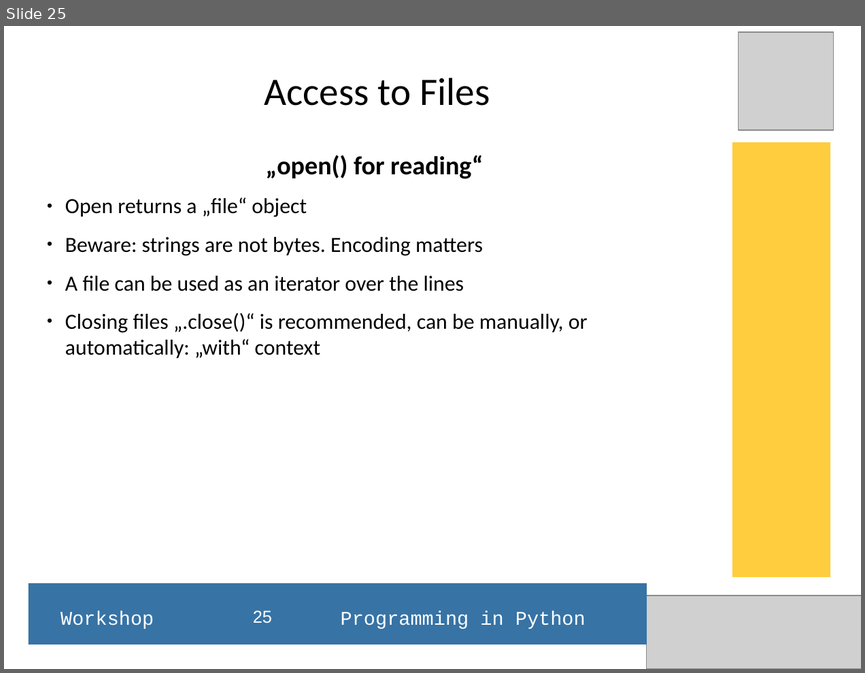
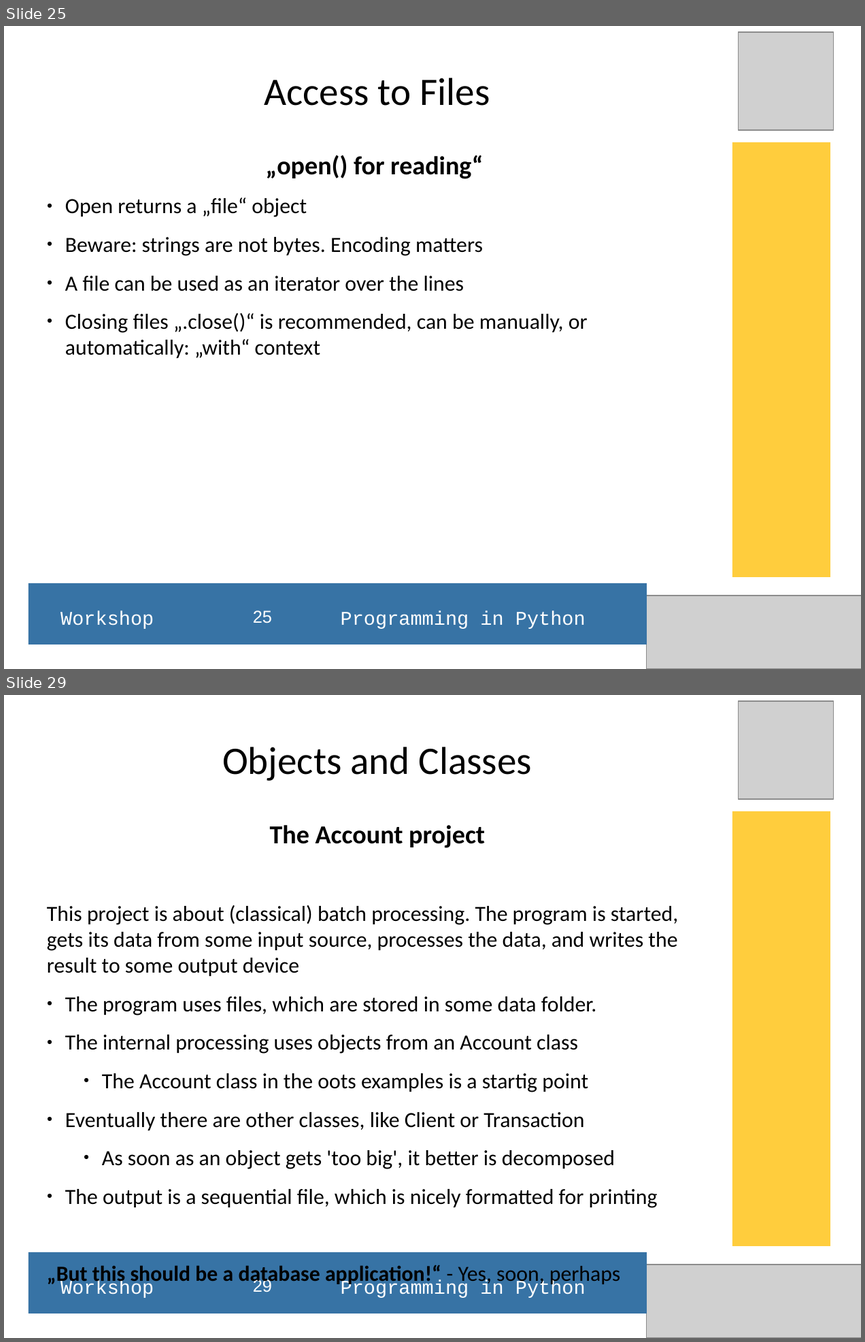
Before and after one commit to hans-boden/pyws-fablab-lisbon, a slide deck: resources/python_ws_2016Q1.odp. Shown one above the other, each under a label of ours: slide 25 before the commit, slides 25 and 29 after it; the slides between them are not shown. The pictures are 865x673 and 865x1342 pixels, drawn with LibreOffice and Linux fonts; fonts in the diff are those of the drawing; grey boxes stand for pictures. Boxes give left, top, right and bottom in pixels: in the first picture for what was removed or moved away, otherwise in the second. Text is boxed around its words. In the diff, an @@ line names an element or a change of style, - is before the commit and + after.

```diff
--- a/resources/python_ws_2016Q1.odp
+++ b/resources/python_ws_2016Q1.odp
@@ slide 29 added at box(4, 695, 861, 1338), background #FFFFFF @@
@@ picture added at box(738, 701, 834, 799) @@
@@ title added at box(222, 747, 532, 781), 36 pt, text #000000 @@
+Objects and Classes
@@ rectangle added at box(732, 812, 830, 1246), fill #FFCD3D @@
@@ subtitle added at box(47, 825, 678, 1286), 20 pt, text #000000 @@
+The Account project
+This project is about (classical) batch processing. The program is started, gets its data from some input source, processes the data, and writes the result to some output device
+● The program uses files, which are stored in some data folder.
+● The internal processing uses objects from an Account class
+    ● The Account class in the oots examples is a startig point
+● Eventually there are other classes, like Client or Transaction
+    ● As soon as an object gets 'too big', it better is decomposed
+● The output is a sequential file, which is nicely formatted for printing
+„But this should be a database application!“ - Yes, soon, perhaps
@@ rectangle added at box(28, 1253, 646, 1314), fill #3773A5 @@
@@ picture added at box(647, 1264, 861, 1337) @@
@@ text added at box(60, 1279, 585, 1297), 18 pt, text #FFFFFF @@
+Workshop Programming in Python
@@ page number added at box(253, 1277, 272, 1292), 16 pt, text #FFFFFF @@
+29
```
Also in this commit, not shown: 2 slides changed, 6 other slides added, 1 slide removed, 9 other files.
